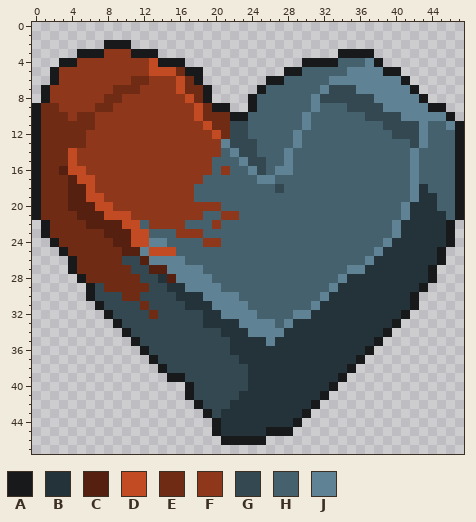
Edited in one commit: pixel-art sprite (Art/items/Hearth_Stone-Complete_UI_desc.png). That is the earlier state.
The file is 48x48 pixels.
Palette (. is transparent): A #17191a  B #243339  C #562010  D #c24b24  E #702b14  F #8e371a  G #344852  H #46616e  J #5f8394
After:
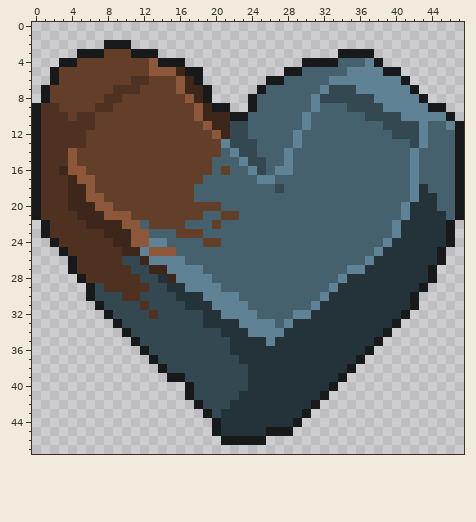
Diff:
@@ palette @@
-C #562010
+C #3d261a
-D #c24b24
+D #8c573b
-E #702b14
+E #4f3121
-F #8e371a
+F #633e29
@@ x 14..23 @@
  4 AAA.......
- 5 DDEAA.....
- 6 FFDEA.....
- 7 FFDEEA....
- 8 FFFDEA....
- 9 FFFFDEAA..
-10 FFFFDEEEAA
-11 FFFFFDEEGG
-12 FFFFFFDEGG
+ 5 DDCAA.....
+ 6 FFDCA.....
+ 7 FFDCCA....
+ 8 FFFDCA....
+ 9 FFFFDCAA..
+10 FFFFDCCCAA
+11 FFFFFDCCGG
+12 FFFFFFDCGG
 13 FFFFFFFJGG
Pixel boxes of the changes (left, top, right, bottom) in both pictures:
changed: (41, 49, 239, 319)
